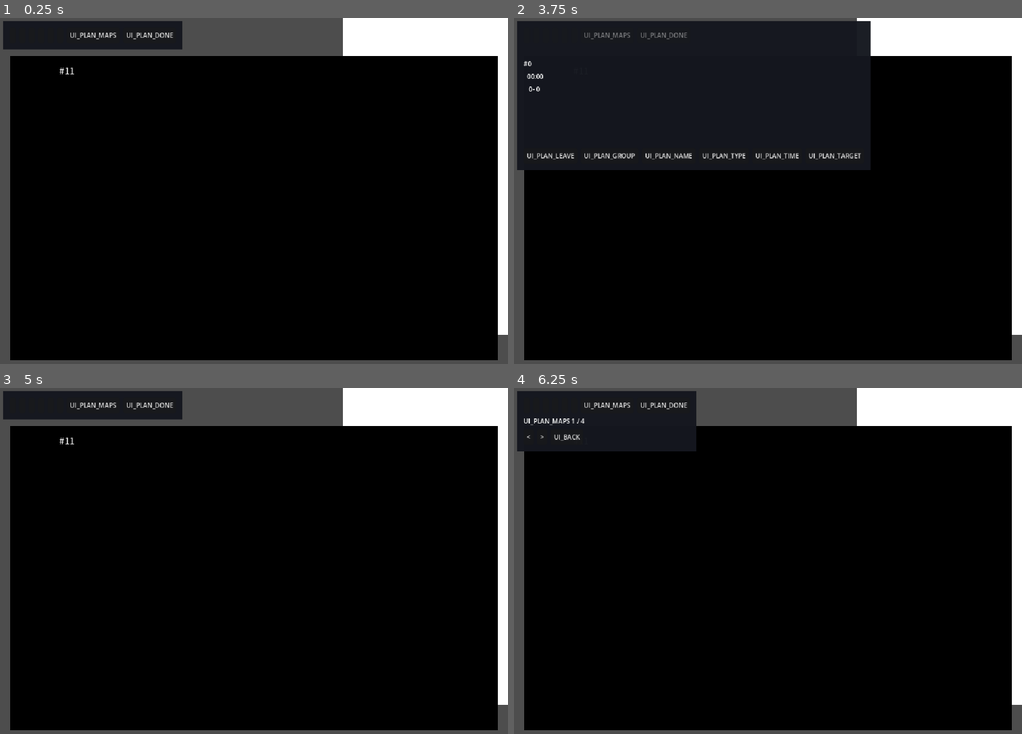
Above: before the commit, frames 1-4 (two rows, left to right).
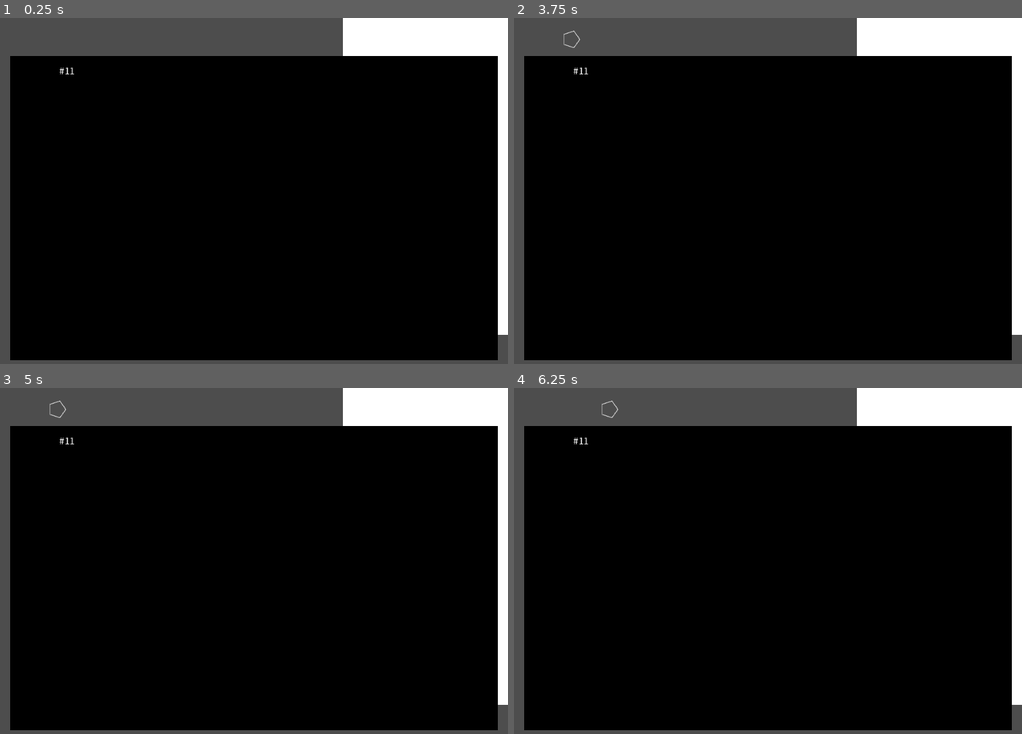
Above: after the commit, the same moments.

Repository: cdebaecker/OpenPD2
Game: Godot game, scene res://ui/battle.tscn
Two runs of this game, one before a commit and one after it. Both use one fixed random seed, a clock stepped at 60 frames per second and the inputs below. This scene is started directly instead of the project's main scene.
Inputs (mouse positions are in pixels of both pictures, inside the frame that each line leads up to):
- Up to frame 1 (0.25 s): no input
- Up to frame 2 (3.75 s): click (524, 35) at 0.52 s; click (534, 35) at 1.27 s; click (544, 35) at 2.02 s; click (554, 35) at 2.77 s; click (564, 35) at 3.52 s
- Up to frame 3 (5 s): click (35, 526) at 4.25 s, where only the run before the commit has a clickable "UI_PLAN_LEAVE"
- Up to frame 4 (6.25 s): click (574, 405) at 5.02 s; click (605, 405) at 5.75 s, where only the run before the commit has a clickable "UI_PLAN_MAPS"

The runs differ from the first frame. In frame 1, 2.9% of the frame differs, in the area x 0-36%, y 0-10%; in frame 2, 30%, in the area x 0-71%, y 0-44%; in frame 3, 2.9%; in frame 4, 6.0%.

Commit message:
The plan's list (a group at a time with its clicks) and area maps in the plan's window
Co-Authored-By: Claude Opus 5.5 <noreply@anthropic.com>

Diff:
--- a/godot/tests/plan_shot.gd
+++ b/godot/tests/plan_shot.gd
@@ -1,8 +1,9 @@
 extends SceneTree
 ## Render the operation plan before a battle and save it: godot --path engine/godot -s
-## tests/plan_shot.gd -- pd2 0 out.png [page] [clicks] [orders|xms]
+## tests/plan_shot.gd -- pd2 0 out.png [page] [clicks] [orders|xms|list|maps]
 ## page: 0-3 (A-D, default 1), clicks: the page's waits clicked through (default 0: the
-## first blink shown lit); "orders" opens the orders (plan_gb.pac), "xms" the XMS box.
+## first blink shown lit); "orders" opens the orders (plan_gb.pac), "xms" the XMS box,
+## "list" the plans' list (0x4442C0), "maps" the area maps (0x444500).
 
 func _init() -> void:
 	var args := OS.get_cmdline_user_args()
@@ -21,7 +22,12 @@
 			b._plan_region(4)
 		"xms":
 			b._plan_region(8)
-	b._plan_draw()
+		"list":
+			b._plan_region(5)                 # the plans' list: its first group's text
+		"maps":
+			b._plan_region(7)                 # the area maps: the first
+	if not (args.size() > 5 and args[5] in ["list", "maps"]):
+		b._plan_draw()
 	if b.plan_view:
 		b.plan_view._on = true                # the blink lit
 		b.plan_view.set_process(false)
--- a/godot/ui/battle.gd
+++ b/godot/ui/battle.gd
@@ -670,6 +670,18 @@
 	plan_view.chunk = Debrief.chunk(w)
 	plan_view.title = SaveFiles.mission_name(script_no)
 	plan_view.pressed.connect(_plan_region)
+	plan_view.maps_nav.connect(func(k: int):
+		# 0x444500's loop: next and the one before wrap over the four maps; close
+		match k:
+			0:
+				plan_view.maps_i = 0 if plan_view.maps_i == 3 else plan_view.maps_i + 1
+			1:
+				plan_view.maps_i = 3 if plan_view.maps_i == 0 else plan_view.maps_i - 1
+			2:
+				plan_view.maps_i = -1
+				plan_st.mode = "page"
+		plan_st.i = maxi(plan_view.maps_i, 0)
+		plan_view.queue_redraw())
 	plan_view.advanced.connect(func(): plan_st.j += 1; _plan_draw())
 	hud_layer.add_child(plan_view)
 	var vs := get_viewport().get_visible_rect().size
@@ -695,20 +707,81 @@
 			plan_st.ask = null
 		5:
 			plan_st.mode = "list"
+			if plan_view:
+				_plan_list_show()
+				return
 		6:
 			_plan_done()
 			return
 		7:
 			plan_st.mode = "maps"
 			plan_st.i = 0
+			if plan_view:
+				plan_view.maps_i = 0
 		8:
 			plan_view.note = plan_exe(0x514A98 if w.mem8(0x50CBE4) else 0x514AA4)
 	_plan_draw()
 
 
+func _plan_list_show() -> void:
+	## 0x4442C0: the title DS:0x50E060 in an unframed window at (0x188, 0x18) (28 x 1, 12 px),
+	## then a window at (0x188, 0x38) (28 x 11 of 16 px, flags 1, no pattern) printing each
+	## listed group's MES 0xF1 + type (0x0C, then the time 0x453900(+0x1D,
+	## DS:0x506651), the call signs DS:0x50C881[+0] and DS:0x50C7E5[+1], the target), each
+	## clearing the window and waiting for a click
+	plan_view.page_title = ""
+	plan_view.lines = []
+	plan_view.blink = null
+	plan_view.views = []
+	plan_view.queue_redraw()
+	for c in plan_view.get_children():
+		c.queue_free()
+	var mk := func(x: int, y: int, c: int, r: int, h: int) -> GameWindow:
+		var gw := GameWindow.new()
+		gw.cols = c
+		gw.rows = r
+		gw.lh = h
+		gw.framed = false
+		gw.black = true
+		gw.code = 0x75
+		gw.mouse_filter = Control.MOUSE_FILTER_IGNORE
+		gw.position = Vector2(x, y)
+		gw._layout()
+		plan_view.add_child(gw)
+		return gw
+	var tw: GameWindow = mk.call(0x188, 0x18, 0x1C, 1, 12)
+	tw.waits = false
+	tw.print_text(plan_exe(0x50E060))
+	var lw: GameWindow = mk.call(0x188, 0x38, 0x1C, 0xB, 16)
+	lw.waits = not _headless()
+	plan_view.list_win = lw
+	for g in Plan.list_rows(w):
+		var t := Flight.gb(w, g, 0x21) & 15
+		var time := Flight.s16(Flight.gb(w, g, 0x1D) | Flight.gb(w, g, 0x1E) << 8)
+		var tgt := plan_target(g)
+		if Plan.kind(w, g) == 0:                  # (here wsprintfA "%d-%d", DS:0x514AB0)
+			tgt = "%d-%d" % [Flight.s8(Flight.gb(w, g, 0x1A)), Flight.s8(Flight.gb(w, g, 0x1B))]
+		var text := GameData.base_text(campaign, 0xF1 + t, [plan_time(time), GameData.call_sign(campaign, 39 + Flight.gb(w, g, 0)),
+				GameData.call_sign(campaign, Flight.gb(w, g, 1)), tgt, 5 * Flight.s8(Flight.gb(w, g, 0x20))], mission_index)   # (its 0x0C and '@' kept)
+		if GameWindow.translated(text):
+			text = GameWindow.fit(text, 0x1C)
+			if not text.begins_with(char(0x0C)):
+				text = char(0x0C) + text        # (the translations leave out the clear the Japanese starts with)
+		await lw.print_text(text)
+		if not is_instance_valid(lw):
+			return
+	plan_view.list_win = null
+
+
 func _plan_view_update() -> void:
 	if plan_view == null:
 		return
+	if plan_st.mode != "list":
+		plan_view.list_win = null
+		for c in plan_view.get_children():
+			c.queue_free()                    # (the plans' list's windows)
+	if plan_st.mode != "maps":
+		plan_view.maps_i = -1
 	if plan_st.mode == "orders":
 		plan_view.orders = "open"
 	elif plan_view.orders == "open":
@@ -792,6 +865,7 @@
 		box.add_child(title)
 	var buttons := HBoxContainer.new()            # the screen's nine regions (0x438210(9))
 	box.add_child(buttons)
+	buttons.visible = plan_view == null           # (the plan's window takes its own clicks)
 	var orders_open: bool = plan_st.mode == "orders"
 	for k in 4:
 		buttons.add_child(_plan_button(plan_exe(Plan.PAGE_TITLES[k]), func(): plan_st.mode = "page"; plan_st.k = k; plan_st.j = 0, orders_open))
@@ -810,10 +884,13 @@
 		"orders":
 			_plan_orders_ui(box)
 		"list":
-			_plan_list_ui(box)
+			if plan_view == null:
+				_plan_list_ui(box)
 		"maps":
-			_plan_maps_ui(box)
+			if plan_view == null:
+				_plan_maps_ui(box)
 	hud_layer.add_child(plan_panel)
+	plan_panel.visible = plan_view == null or plan_st.mode == "orders"
 
 
 func _plan_button(text: String, f: Callable, disabled := false) -> Button:
--- a/godot/ui/plan_view.gd
+++ b/godot/ui/plan_view.gd
@@ -20,6 +20,7 @@
 
 signal pressed(region: int)
 signal advanced
+signal maps_nav(k: int)          # the area maps' regions: 0 next, 1 the one before, 2 close
 
 const W := 640
 const H := 400
@@ -38,6 +39,10 @@
 var blink: Variant = null       # the blink waiting for a click
 var orders := ""                # "" none, "open" (plan_gb), "closed" (plan_gc put back)
 var note := ""                  # the XMS box's text, until a click
+var maps_i := -1                # the area map shown (0x444500), -1 none
+var list_win: Variant = null    # the plans' list's text window (0x4442C0) while it prints
+## 0x444500's regions (type 2): next, the one before, close
+const MAPS_REGIONS := [Rect2i(0x188, 0x120, 0x2F, 0xF), Rect2i(0x1B8, 0x120, 0x2F, 0xF), Rect2i(0x188, 0x130, 0x5F, 0xF)]
 var _on := false
 var _t := 0.0
 var _tex := {}
@@ -90,6 +95,16 @@
 		advanced.emit()
 		return
 	var p := Vector2i(ev.position)
+	if list_win != null and is_instance_valid(list_win) and list_win._waiting:
+		list_win.outside(ev.button_index)
+		return
+	if maps_i >= 0:
+		for i in MAPS_REGIONS.size():
+			var r: Rect2i = MAPS_REGIONS[i]
+			if p.x >= r.position.x and p.x <= r.end.x and p.y >= r.position.y and p.y <= r.end.y:
+				maps_nav.emit(i)
+				return
+		return
 	for i in REGIONS.size():
 		var r: Rect2i = REGIONS[i]
 		if p.x >= r.position.x and p.x <= r.end.x and p.y >= r.position.y and p.y <= r.end.y:
@@ -161,6 +176,11 @@
 			var sz := f.get_multiline_string_size(part, HORIZONTAL_ALIGNMENT_LEFT, 28 * 8, fs)
 			draw_multiline_string(f, Vector2(0x188 + 8, y + fs), part, HORIZONTAL_ALIGNMENT_LEFT, 28 * 8, fs, -1, Color.WHITE)
 			y += maxf(sz.y, fs + 2)
+	if maps_i >= 0:
+		# 0x444500: AMAP.pac entry DS:0x50663D x 4 - 4 + i at (0x30, 0x48)
+		var am := tex("%s/%s/images/amap/%02d.bmp" % [root, camp, (chunk - 1) * 4 + maps_i])
+		if am:
+			draw_texture(am, Vector2(0x30, 0x48))
 	if blink != null and _on:
 		_draw_blink(blink)
 	if note != "":
